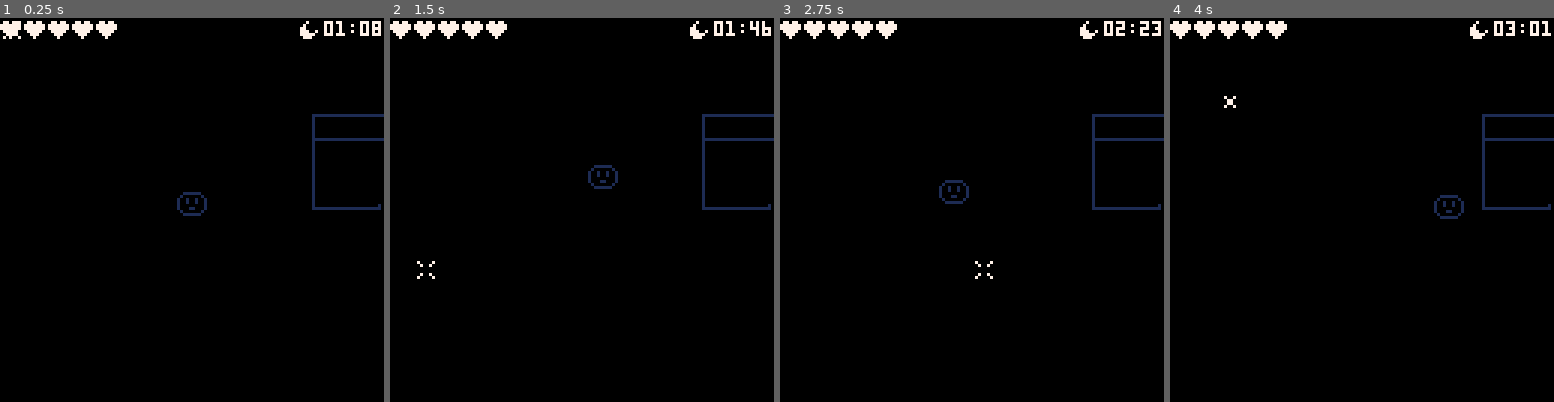
Above: before the commit, frames 1-4 (left to right).
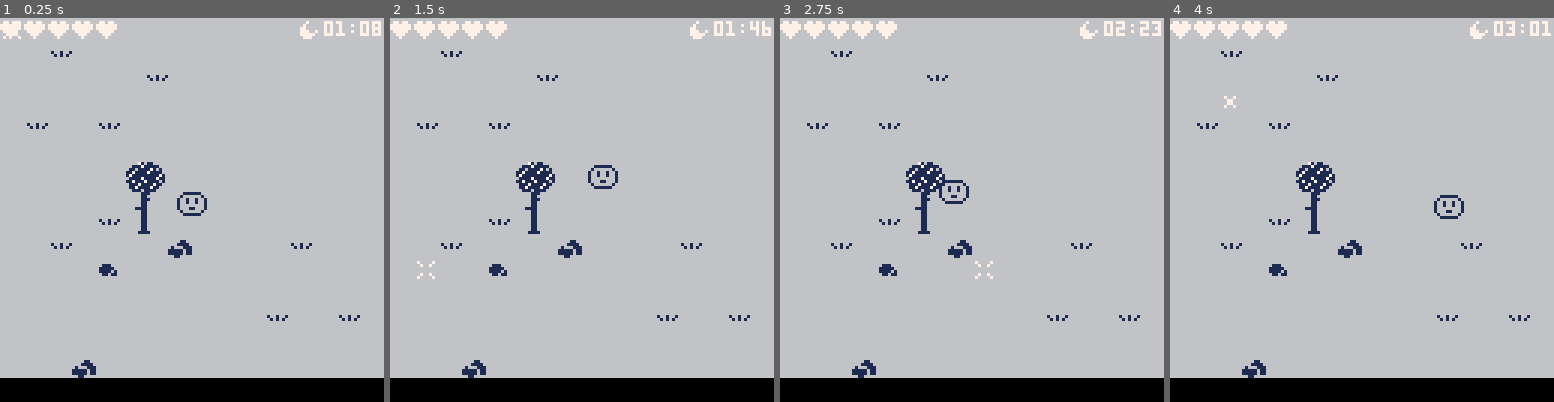
Above: after the commit, the same moments.

Repository: Lyatus/ld43
Game: PICO-8 cartridge ld43.p8
Same seed, same stepped clock (60 frames per second), same inputs: the game is played once before the commit and once after it.
Inputs (mouse positions are in pixels of both pictures, inside the frame that each line leads up to):
- Up to frame 1 (0.25 s): no input
- Up to frame 2 (1.5 s): click (670, 121) at 0.67 s; tap O (Z key) at 0.7 s; click (436, 267) at 1.22 s
- Up to frame 3 (2.75 s): hold Right 1.6-2.1 s; tap O (Z key) at 1.7, 2.1, 2.5 s; click (887, 114) at 1.77 s; hold Up 2.15-2.42 s; click (952, 259) at 2.32 s; hold Right from 2.47 s (still down)
- Up to frame 4 (4 s): click (1404, 106) at 2.87 s; tap O (Z key) at 2.9, 3.3, 3.7 s; release Right at 3.03 s; hold Left 3.08-3.58 s; click (1465, 256) at 3.42 s; hold Down 3.63-3.97 s; click (1231, 102) at 3.97 s

The runs differ from the first frame. In frame 1, 92% of the frame differs, in the area x 0-100%, y 0-94%; in frame 2, 92%; in frame 3, 92%; in frame 4, 92%.

Commit message:
new environment details

Diff:
--- a/ld43.p8
+++ b/ld43.p8
@@ -325,33 +325,58 @@
 
 
 
+…(25 lines of a section not shown)…
 __gff__
 0000000000000000000000000000000000000000000000000000000000000000000000000000000000000000000000000000000000000000000000000000000000000000000000000000000000000000000000000000000000000000000000000000000000000000000000000000000000000000000000000000000000000000
 0000000000000000001000000000100000000000000000000000000000000000000000000000000000000000000000000000000000000000000000000000000000000000000000000000000000000000000000000000000000000000000000000000000000000000000000000000000000000000000000000000000000000000
 __map__
-c9cacbc6c7c8c9cacbc6c7c5c6c7c8c9c5c6c7c8c9c5c6c7c8c9c5c6c7c8c964000000000000000000000000000000000000000000000000000000000000000000000000000000000000000000000000000000000000000000000000000000000000000000000000000000000000000000000000000000000000000000000000
-d9dadbd6d7d8d9dadbd6d7d5d6d7d8d9d5d6d7d8d9d5d6d7d8d9d5d6d7d8d9640000000000000000000000000000000000000000002d0000000000000000000000000000000000000000000000000000000000000000000000000000000000000000000000000000000000000000000000000000000000000000000000000000
-e9eaebe6e7e8e9eaebe6c6e5e6e7e8e9e5e6e7e8e9e5e6e7e8e9e5e6e7e8e964000000009f00000000000000000000000000000000000000000000000000000000000000000000000000000000000000000000000000000000000000000000000000000000000000000000000000000000000000000000000000000000000000
-f9fafbf6f7f8f9fafbf6d6c5c6c7c8c9c5c6c7c8c90000000000000000000064000000009f9f000000000000000000000000000000000000000000000000000000000000000000000000000000000000000000000000000000000000000000000000000000000000000000000000000000000000000000000000000000000000
-c9cacbc6c7c8c9cacbc6e6d5d68081828384d7d880818283840000000000006400000000009f9f0000000000000000000000000000000000000000000000000000000000000000000000000000000000000000000000000000000000000000000000000000000000000000000000000000000000000000000000000000000000
-d9dadbd6d7d8d9dadbd6f6e5e69091929394e7e89091929394000000000000640000000000009f9f00000000000000000000000000000000000000000000000000000000000000000000000000000000000000000000000000000000000000000000000000000000000000000000000000000000000000000000000000000000
-e9eaebe6e7e8e9eaebe6e7e8e9a0a1a2a3a4c7c8a0a1a2a3a400000000000064000000000000009f9f000000000000000000000000000000000000000000000000000000000000000000000000000000000000000000000000000000000000000000000000000000000000000000000000000000000000000000000000000000
-f9fafbf6f7f8f9fafbf6f7f8f9b0b1b2b3b4d7d8b0b1b2b3b400000000002d6400000000000000009f9f0000000000000000000000000000000000000000000000000000000000000000000000000000000000000000000000000000000000000000000000000000000000000000000000000000000000000000000000000000
-c6c7c8d6d7d8d9dadbdbf8f9fafbeb00e5e6e7e8e90000000000000000000064000000000000000000000000000000000000000000000000000000000000000000000000000000000000000000000000000000000000000000000000000000000000000000000000000000000000000000000000000000000000000000000000
-d6d7d8e6e7e8e9eaebebf7c5c6c7c8c9c5c6c7c8c94c000000000000000000642d0000000000000000000000000000000000000000000000000000000000000000000000000000000000000000000000000000000000000000000000000000000000000000000000000000000000000000000000000000000000000000000000
-c7c8c9c5c6c7c8c9c8c9e7d5d6d7d8d9d5d6d7d8d95c00000000000000000064000000000000000000000000000000000000000000000000000000000000000000000000000000000000000000000000000000000000000000000000000000000000000000000000000000000000000000000000000000000000000000000000
-d7d8d9d5d6d7d8d9d8d9f7e5e6e7e8e9e5e6e7e8e96c00000000000000000064000000000000000000000000000000000000000000000000000000000000000000000000000000000000000000000000000000000000000000000000000000000000000000000000000000000000000000000000000000000000000000000000
-e7e8e9e5e6e7e8e9e8e9f8f9fad6d7d8d9dadb7a7b7c0000000000000000006400002d000000000000000000000000000000000000000000000000000000000000000000000000000000000000000000000000000000000000000000000000000000000000000000000000000000000000000000000000000000000000000000
-c5c6c7c8c9c5c6c7c8c9c5c6c7c8c9c5c6c7c8c9c5c6c7c8c94b4c48494a4b640000002d0000000000000000000000000000000000000000000000000000000000000000000000000000000000000000000000000000000000000000000000000000000000000000000000000000000000000000000000000000000000000000
-d5d6d7d8d9d5d6d7d8d9d5d6d7d8d9d5d6d7d8d9d5d6d7d8d95b5c58595a5b640000002d2d00000000000000000000000000000000000000000000000000000000000000000000000000000000000000000000000000000000000000000000000000000000000000000000000000000000000000000000000000000000000000
-e5e6e7e8e9e5e6e7e8e9e5e6e7e8e9e5e6e7e8e9e5e6e7e8e96b6c68696a6b64000000000000000000000000000000000000000000000000000000000000000000000000000000000000000000000000000000000000000000000000000000000000000000000000000000000000000000000000000000000000000000000000
-c5c6c7c8c9c5c6c7c8c9c5c6c7c8c9c5c6c7c8c97b7c78797a7b7c78797a7b6400000000002d000000000000000000000000000000000000000000000000000000000000000000000000000000000000000000000000000000000000000000000000000000000000000000000000000000000000000000000000000000000000
-d5d6d7d8d9d5d6d7d8d9d5d6d7d8d9d5d6d7d8d94b4c48494a4b4c48494a4b6400000000002d2d0000000000000000000000000000000000000000000000000000000000000000000000000000000000000000000000000000000000000000000000000000000000000000000000000000000000000000000000000000000000
-e5e6e7e8e9e5e6e7e8e9e5e6e7e8e9e5e6e7e8e95b5c5859c5c6c7c8c95a5b640000000000002d2d00000000000000000000000000000000000000000000000000000000000000000000000000000000000000000000000000000000000000000000000000000000000000000000000000000000000000000000000000000000
-c5c6c7c8c9c5c6c7c8c96b6c68696a6b6c68696a6b6c6869d5d6d7d8d96a6b64000000000000002d00000000000000000000000000000000000000000000000000000000000000000000000000000000000000000000000000000000000000000000000000000000000000000000000000000000000000000000000000000000
-d5d6d7d8d9d5d6d7d8d97b7c78797a7b7c78797a7b7c7879e5e6e7e8e97a7b6400000000000000002d000000000000000000000000000000000000000000000000000000000000000000000000000000000000000000000000000000000000000000000000000000000000000000000000000000000000000000000000000000
-e5e6e7e8e9e5e6e7e8e90000000000000048494a4b4c5900c5c6c7c8c96a6b640000000000002d0000000000000000000000000000000000000000000000000000000000000000000000000000000000000000000000000000000000000000000000000000000000000000000000000000000000000000000000000000000000
-c5c6c7c8c9fafb0000000000000000000058595a5b5c0000d5c5c6c7c8c97b64000000000000000000000000000000000000000000000000000000000000000000000000000000000000000000000000000000000000000000000000000000000000000000000000000000000000000000000000000000000000000000000000
+5353535353535353535353535353535353535353535353535353535353535364000000000000000000000000000000000000000000000000000000000000000000000000000000000000000000000000000000000000000000000000000000000000000000000000000000000000000000000000000000000000000000000000
+53536353535353535353535353535353535353535353535353535353536353640000000000000000000000000000000000000000002d0000000000000000000000000000000000000000000000000000000000000000000000000000000000000000000000000000000000000000000000000000000000000000000000000000
+5353535353536353535353535353535353535353535353535353535353535364000000009f00000000000000000000000000000000000000000000000000000000000000000000000000000000000000000000000000000000000000000000000000000000000000000000000000000000000000000000000000000000000000
+5353535353535353535353535353535353535353737373737373737353535364000000009f9f000000000000000000000000000000000000000000000000000000000000000000000000000000000000000000000000000000000000000000000000000000000000000000000000000000000000000000000000000000000000
+536353536353535353535353535353535353537380e48181818191827353536400000080e481818181918200000000000000000000000000000000000000000000000000000000000000000000000000000000000000000000000000000000000000000000000000000000000000000000000000000000000000000000000000
+5353535353535353535353535353535353535373b3f4f1f2f3b2b2b473535364000000b3f4f1f2f3b2b2b400000000000000000000000000000000000000000000000000000000000000000000000000000000000000000000000000000000000000000000000000000000000000000000000000000000000000000000000000
+53535353534445535353535353535353535353739000000094c0c192735353640000009000000094c0c19200000000000000000000000000000000000000000000000000000000000000000000000000000000000000000000000000000000000000000000000000000000000000000000000000000000000000000000000000
+5353535353545553535353535353535353535373900000e2a4d0d19273765364000000900000e2a4d0d19200000000000000000000000000000000000000000000000000000000000000000000000000000000000000000000000000000000000000000000000000000000000000000000000000000000000000000000000000
+5353535363646553535353535353535353537573a0a1b093b1a1a1a273535364000000a0a1b093b1a1a1a200000000000000000000000000000000000000000000000000000000000000000000000000000000000000000000000000000000000000000000000000000000000000000000000000000000000000000000000000
+53536353535353745353535363535353635353538383835383838383535353642d0000000000000000000000000000000000000000000000000000000000000000000000000000000000000000000000000000000000000000000000000000000000000000000000000000000000000000000000000000000000000000000000
+5353535375535353535353535353535353535353737373537373735353675364000000000000000000000000000000000000000000000000000000000000000000000000000000000000000000000000000000000000000000000000000000000000000000000000000000000000000000000000000000000000000000000000
+5353535353535353535353535353535353635353537373537373535353535364000000000000000000000000000000000000000000000000000000000000000000000000000000000000000000000000000000000000000000000000000000000000000000000000000000000000000000000000000000000000000000000000
+535353535353535353535363535363535353535366666653666666635353536400002d000000000000000000000000000000000000000000000000000000000000000000000000000000000000000000000000000000000000000000000000000000000000000000000000000000000000000000000000000000000000000000
+53535353535353535353535353535353535353535353635353755353535353640000002d0000000000000000000000000000000000000000000000000000000000000000000000000000000000000000000000000000000000000000000000000000000000000000000000000000000000000000000000000000000000000000
+53535374535353535353535353535353535353535353535353535353535353640000002d2d00000000000000000000000000000000000000000000000000000000000000000000000000000000000000000000000000000000000000000000000000000000000000000000000000000000000000000000000000000000000000
+e5e6e7e8e9e5e6e7e8e9e5e6e7e8e9e5e6e7e8e9e5e6535353535368696a6b64000000000000000000000000000000000000000000000000000000000000000000000000000000000000000000000000000000000000000000000000000000000000000000000000000000000000000000000000000000000000000000000000
+c5c6c7c8c9c5c6c7c8c9c580e4818181819182c97b63535353537c78797a7b6400000000002d000000000000000000000000000000000000000000000000000000000000000000000000000000000000000000000000000000000000000000000000000000000000000000000000000000000000000000000000000000000000
+d5d6d7d8d9d5d6d773d9d5b3f4f1f2f3b2b2b4d94b53535353534c48494a4b6400000000002d2d0000000000000000000000000000000000000000000000000000000000000000000000000000000000000000000000000000000000000000000000000000000000000000000000000000000000000000000000000000000000
+e5e6e7e8e9e5e6e7e8e9e59000000094c0c192e95b5353535353c7c8c95a5b640000000000002d2d00000000000000000000000000000000000000000000000000000000000000000000000000000000000000000000000000000000000000000000000000000000000000000000000000000000000000000000000000000000
+c5c6c7c8c9c5c6c7c8736b900000e2a4d0d1926a536353535353d7d8d96a6b64000000000000002d00000000000000000000000000000000000000000000000000000000000000000000000000000000000000000000000000000000000000000000000000000000000000000000000000000000000000000000000000000000
+d5d6d7d8d9d5d6d7d8d97ba0a1b093b1a1a1a253535376795353e7e8e97a7b6400000000000000002d000000000000000000000000000000000000000000000000000000000000000000000000000000000000000000000000000000000000000000000000000000000000000000000000000000000000000000000000000000
+e5e6e7e8e9e5e6e7e8e900537653535376535353535353535353c7c8c96a6b640000000000002d0000000000000000000000000000000000000000000000000000000000000000000000000000000000000000000000000000000000000000000000000000000000000000000000000000000000000000000000000000000000
+c5c6c7c8c9fafb00730000535353535353535363535353535353c6c7c8c97b64000000000000000000000000000000000000000000000000000000000000000000000000000000000000000000000000000000000000000000000000000000000000000000000000000000000000000000000000000000000000000000000000
 d5d6d7d8d900000000000000000000000068696a6b6c0000e5d5d6d7d8d90064000000000000000000000000000000000000000000000000000000000000000000000000000000000000000000000000000000000000000000000000000000000000000000000000000000000000000000000000000000000000000000000000
 e5e6e7e8e900000000000000000000000078797a7b7c0000c5e5c5c6c7c8c964000000000000000000000000000000000000000000000000000000000000000000000000000000000000000000000000000000000000000000000000000000000000000000000000000000000000000000000000000000000000000000000000
 c5c6c7c8c900000000000000000000000000000000000000d5c5d5d6d7d8d964000000000000000000000000000000000000000000000000000000000000000000000000000000000000000000000000000000000000000000000000000000000000000000000000000000000000000000000000000000000000000000000000
Not shown, changed: 96 lines of the sprite sheet (__gfx__) section of ld43.p8
